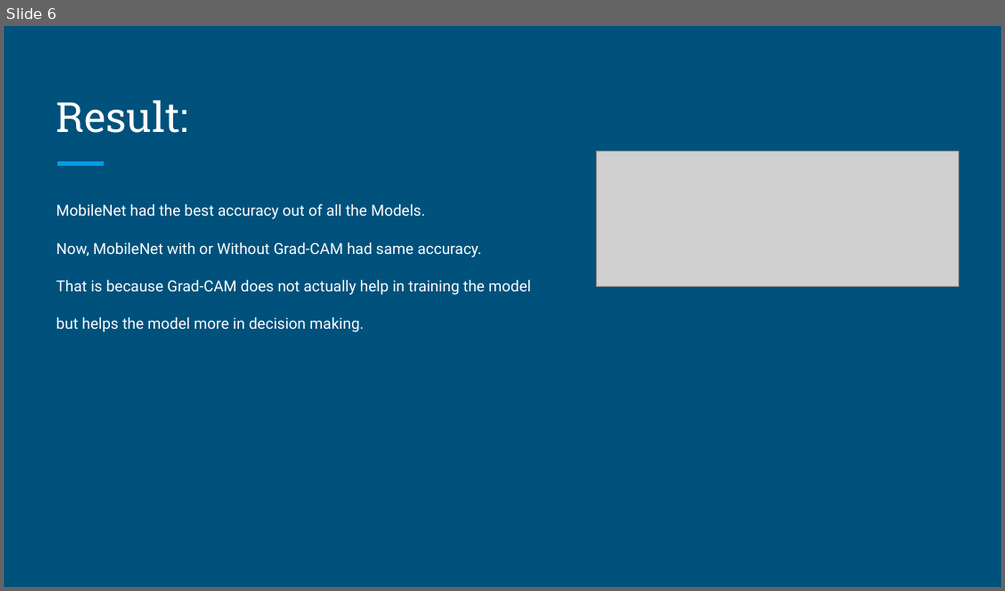
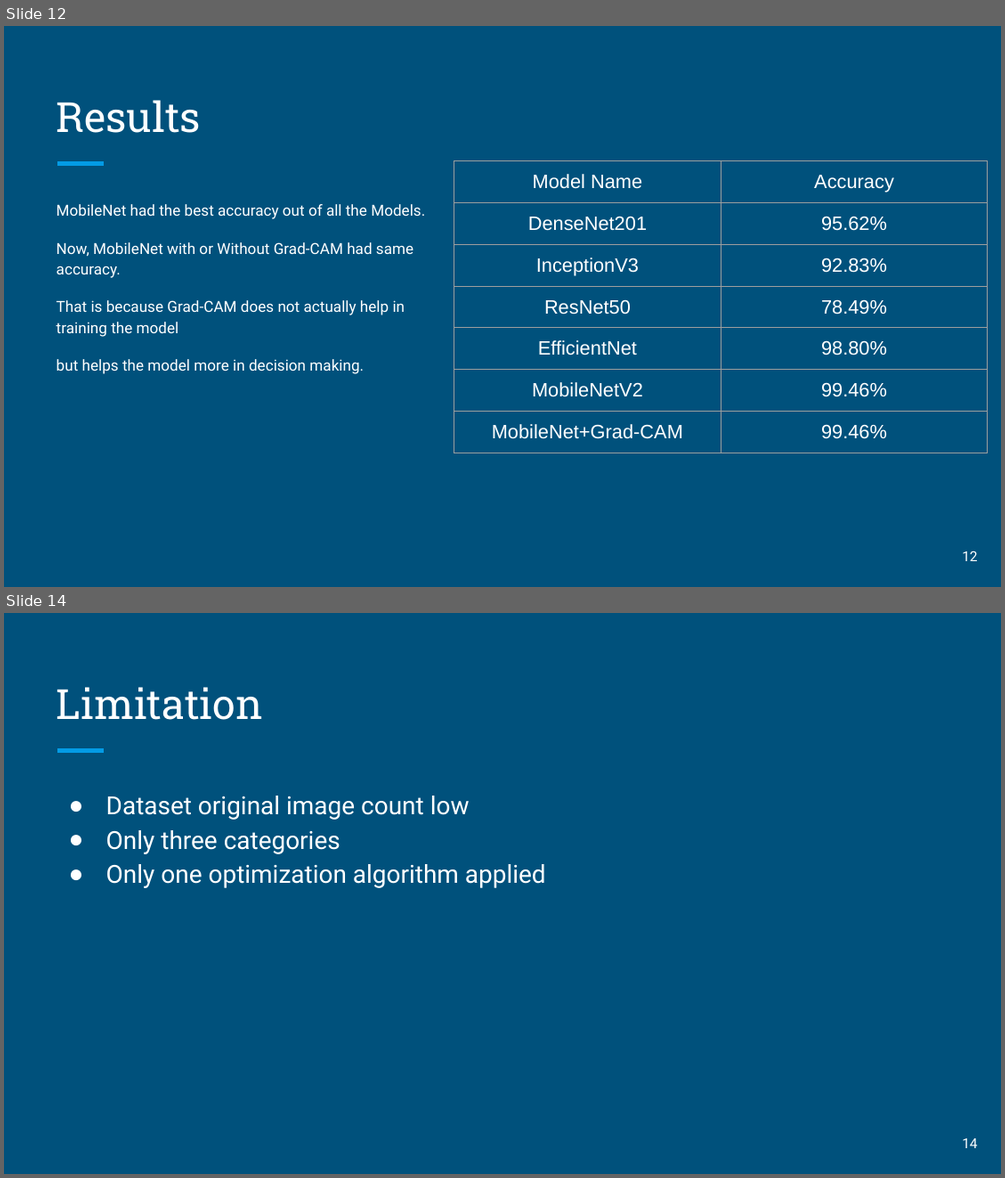
Before and after one commit to mdFuadIslam/cse438, a slide deck: Submission5/Slide.pptx. Shown one above the other, each under a label of ours: slide 6 before the commit, slides 12 and 14 after it; the slides between them are not shown. The pictures are 1005x591 and 1005x1178 pixels, drawn with LibreOffice and Linux fonts; fonts in the diff are those of the drawing; grey boxes stand for pictures. Boxes give left, top, right and bottom in pixels: in the first picture for what was removed or moved away, otherwise in the second. Text is boxed around its words. In the diff, an @@ line names an element or a change of style, - is before the commit and + after.

```diff
--- a/Submission5/Slide.pptx
+++ b/Submission5/Slide.pptx
@@ slide 14 added at [4, 613, 1001, 1174], background #00517C; not listed: 1 template element that a slide beside it also shows @@
@@ title added at [57, 687, 263, 720], 30 pt, text #FFFFFF @@
+Limitation
@@ text added at [106, 795, 546, 888], 18 pt, text #FFFFFF @@
+● Dataset original image count low
+● Only three categories
+● Only one optimization algorithm applied
@@ page number added at [962, 1138, 977, 1148], 10 pt, text #FFFFFF @@
+14
@@ what was slide 6 is now slide 12 @@
@@ slide 12 changed as well @@
@@ title at [57, 100, 201, 133]: text changed @@
-Result:
+Results
@@ picture removed at [596, 151, 959, 286] @@
@@ table added at [454, 160, 987, 488], 7 rows, 2 columns @@
+Model Name | Accuracy
+DenseNet201 | 95.62%
+InceptionV3 | 92.83%
+ResNet50 | 78.49%
+EfficientNet | 98.80%
+MobileNetV2 | 99.46%
+MobileNet+Grad-CAM | 99.46%
@@ text "MobileNet had the best accuracy ..." rewrapped from [57, 204, 531, 332] to [57, 204, 425, 374] @@
@@ page number added at [962, 550, 977, 561], 10 pt, text #FFFFFF @@
+12
```
Also in this commit, not shown: 7 other slides changed, 8 other slides added, 3 other files.
